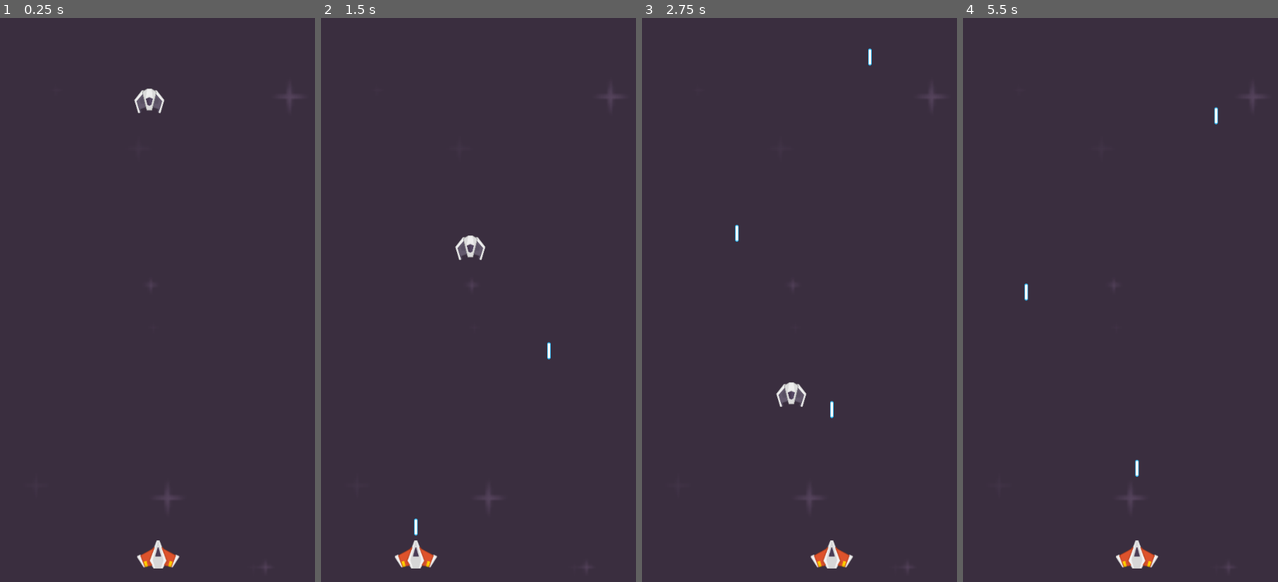
Above: before the commit, frames 1-4 (left to right).
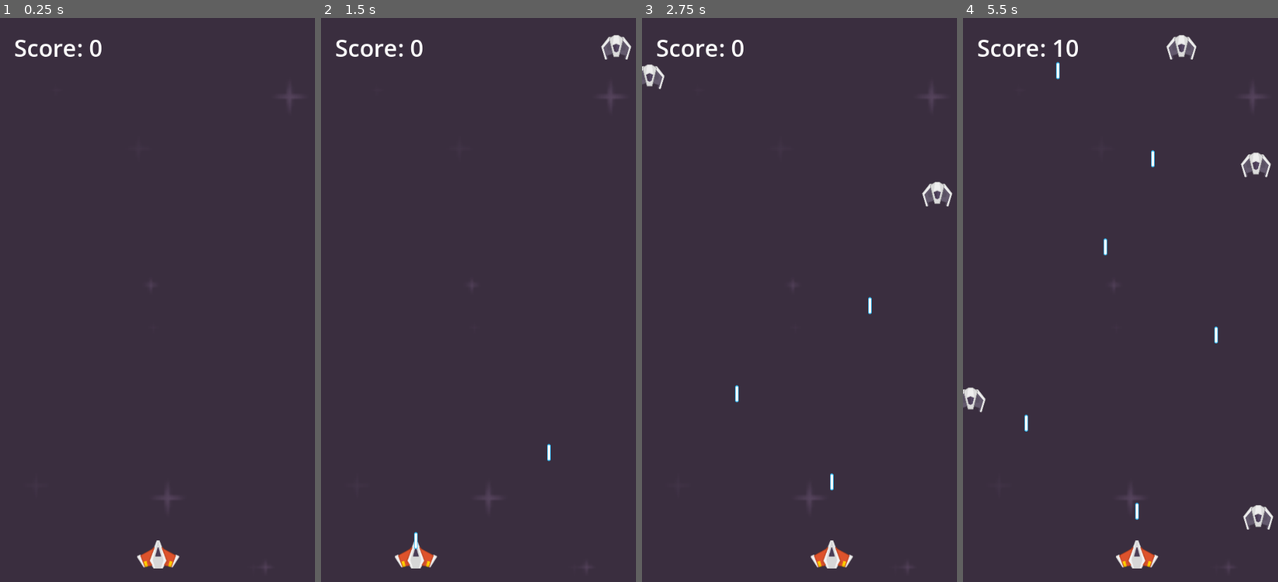
Above: after the commit, the same moments.

Repository: Doomn00b/Kewb
Game: Godot game, scene res://Test.tscn
The game is run twice, just before and just after one commit, with the same random seed, the same clock (stepped at 60 frames per second) and the same inputs.
Inputs (mouse positions are in pixels of both pictures, inside the frame that each line leads up to):
- Up to frame 1 (0.25 s): no input
- Up to frame 2 (1.5 s): move the mouse to (547, 271) at 0.52 s; click (547, 271) at 0.6 s; move the mouse to (415, 328) at 1.27 s; click (415, 328) at 1.35 s
- Up to frame 3 (2.75 s): move the mouse to (831, 175) at 2.02 s; click (831, 175) at 2.1 s
- Up to frame 4 (5.5 s): move the mouse to (1104, 412) at 2.77 s; click (1104, 412) at 2.85 s; move the mouse to (1215, 384) at 3.52 s; click (1215, 384) at 3.6 s; move the mouse to (1026, 215) at 4.27 s; click (1026, 215) at 4.35 s; move the mouse to (1136, 300) at 5.02 s; click (1136, 300) at 5.1 s

The runs differ from the first frame. In frame 1, 0.6% of the frame differs, in the area x 4-53%, y 3-17%; in frame 2, 1.0%; in frame 3, 1.3%; in frame 4, 1.8%, in the area x 0-99%, y 3-91%.

Commit message:
More tutemic - almost done.

Diff:
--- a/Test.tscn
+++ b/Test.tscn
@@ -1,13 +1,18 @@
-[gd_scene load_steps=8 format=3 uid="uid://cyipprkswmejv"]
+[gd_scene load_steps=10 format=3 uid="uid://cyipprkswmejv"]
 
 [ext_resource type="Texture2D" uid="uid://cywk4ed85xmkm" path="res://kenney_space-shooter-redux/Backgrounds/darkPurple.png" id="1_myinc"]
 [ext_resource type="Script" uid="uid://cuud1isgaumx" path="res://player.gd" id="2_2au82"]
 [ext_resource type="Texture2D" uid="uid://bchkgp72gl73i" path="res://kenney_space-shooter-redux/PNG/playerShip2_orange.png" id="2_njov2"]
 [ext_resource type="PackedScene" uid="uid://dc35aq08f1e6k" path="res://laser.tscn" id="4_8tn2x"]
-[ext_resource type="Texture2D" uid="uid://da2x62jvkmpim" path="res://kenney_space-shooter-redux/PNG/Enemies/enemyBlack3.png" id="5_aq4fw"]
-[ext_resource type="Script" uid="uid://dg04trhnnvuwl" path="res://enemy.gd" id="5_ivycn"]
+[ext_resource type="PackedScene" uid="uid://x6vcvfrs6qj1" path="res://enemy.tscn" id="5_aq4fw"]
+[ext_resource type="Script" uid="uid://csryygu8ef6y5" path="res://enemy_spawner.gd" id="6_ivycn"]
+[ext_resource type="Script" uid="uid://cwhaln7th3c22" path="res://score_label.gd" id="7_q1uvj"]
 
-[sub_resource type="RectangleShape2D" id="RectangleShape2D_ivycn"]
+[sub_resource type="CircleShape2D" id="CircleShape2D_q1uvj"]
+radius = 12.019538
+
+[sub_resource type="LabelSettings" id="LabelSettings_ivycn"]
+font_size = 40
 
 [node name="Main" type="Node2D"]
 
@@ -17,7 +22,7 @@
 texture = ExtResource("1_myinc")
 metadata/_edit_lock_ = true
 
-[node name="Player" type="Node2D" parent="."]
+[node name="Player" type="Area2D" parent="."]
 position = Vector2(282, 913)
 script = ExtResource("2_2au82")
 laser_tscn = ExtResource("4_8tn2x")
@@ -27,15 +32,29 @@
 scale = Vector2(0.65, 0.65)
 texture = ExtResource("2_njov2")
 
-[node name="Enemy" type="Area2D" parent="."]
-position = Vector2(255, 91)
-script = ExtResource("5_ivycn")
+[node name="CollisionShape2D" type="CollisionShape2D" parent="Player"]
+modulate = Color(0.9831343, 0.25027704, 0.99999994, 1)
+self_modulate = Color(1, 0.79607844, 1, 1)
+position = Vector2(0, 1.9999998)
+scale = Vector2(3.08, 2.2000098)
+shape = SubResource("CircleShape2D_q1uvj")
+
+[node name="EnemySpawner" type="Node2D" parent="."]
+script = ExtResource("6_ivycn")
+enemy_tscn = ExtResource("5_aq4fw")
 metadata/_edit_group_ = true
 
-[node name="NmyShipGraphic" type="Sprite2D" parent="Enemy"]
-scale = Vector2(0.5, 0.5)
-texture = ExtResource("5_aq4fw")
+[node name="Timer" type="Timer" parent="EnemySpawner"]
+autostart = true
 
-[node name="CollisionShape2D" type="CollisionShape2D" parent="Enemy"]
-scale = Vector2(2.5, 2)
-shape = SubResource("RectangleShape2D_ivycn")
+[node name="ScoreLabel" type="Label" parent="."]
+offset_left = 24.0
+offset_top = 23.0
+offset_right = 175.0
+offset_bottom = 78.0
+text = "Score: 0"
+label_settings = SubResource("LabelSettings_ivycn")
+script = ExtResource("7_q1uvj")
+
+[connection signal="area_entered" from="Player" to="Player" method="_on_area_entered"]
+[connection signal="timeout" from="EnemySpawner/Timer" to="EnemySpawner" method="spawn_enemy_ship"]
--- a/enemy.gd
+++ b/enemy.gd
@@ -1,8 +1,17 @@
 extends Node2D
 
-@export var Nmyspeed: int = 200
+@export var Nmyspeed: int = 200 #We make a new variable: Enemy Speed, which is an Int with 200 as standard value.
 
 # Called every frame. 'delta' is the elapsed time since the previous frame.
 func _process(delta: float) -> void:
 
-	self.position.y += Nmyspeed * delta
+	self.position.y += Nmyspeed * delta #Makes the enemy go downwards.
+
+
+func _on_area_entered(_area: Area2D) -> void: #When something enters the Area2D, aka collider, then...
+	print("Something collided with enemy!")
+	#Pesudo-code: is touching other area -> destroy self
+	self.queue_free() #We free the enemy from memory... we destroy it.
+
+	#Increase score when enemy dies.
+	GameState.score += 10
--- /dev/null
+++ b/enemy.tscn
@@ -0,0 +1,20 @@
+[gd_scene load_steps=4 format=3 uid="uid://x6vcvfrs6qj1"]
+
+[ext_resource type="Script" uid="uid://dg04trhnnvuwl" path="res://enemy.gd" id="1_4gyqm"]
+[ext_resource type="Texture2D" uid="uid://da2x62jvkmpim" path="res://kenney_space-shooter-redux/PNG/Enemies/enemyBlack3.png" id="2_qi2p4"]
+
+[sub_resource type="RectangleShape2D" id="RectangleShape2D_ivycn"]
+
+[node name="Enemy" type="Area2D" groups=["enemyGroup"]]
+script = ExtResource("1_4gyqm")
+metadata/_edit_group_ = true
+
+[node name="NmyShipGraphic" type="Sprite2D" parent="."]
+scale = Vector2(0.5, 0.5)
+texture = ExtResource("2_qi2p4")
+
+[node name="NmyCollisionShape2D" type="CollisionShape2D" parent="."]
+scale = Vector2(2.5, 2)
+shape = SubResource("RectangleShape2D_ivycn")
+
+[connection signal="area_entered" from="." to="." method="_on_area_entered"]
--- /dev/null
+++ b/enemy_spawner.gd
@@ -0,0 +1,16 @@
+extends Node2D
+
+@export var enemy_tscn: PackedScene #We make sure that the editor knows the enemy-scene is a scene/prefab, and it's visible.
+
+#Pseudo-code: Spawn new enemy every 1 second.
+func spawn_enemy_ship(): #Our custom-function to spawn ships.
+	print("Enemy ship spawned!")
+	var new_enemy = enemy_tscn.instantiate() #We make a new variable out of the enemy-scene/prefab.
+	add_sibling(new_enemy) #We make a new child of the main node. (but not out of the spawner-node)
+
+	#We get the viewport (camera, size of screen) & make a new variable based on it
+	var viewport_width = get_viewport_rect().size.x
+	#We make a new var that decides where, in a range, the enemy ships can spawn.
+	var rand_x = randi_range(10, viewport_width)
+	new_enemy.position.x = rand_x
+	new_enemy.position.y = -50
--- /dev/null
+++ b/game_state.gd
@@ -0,0 +1,4 @@
+extends Node
+#This is our Singleton that remembers our score and other things, in-between scenes.
+
+var score: int = 0 #We have a variable for score, which of course starts at zero.
--- a/laser.gd
+++ b/laser.gd
@@ -6,3 +6,12 @@
 
 	#The position of the laser on the y-axis is based on our speed-variable.
 	self.position.y -= speed * _delta #We make the position change independent of the frame-rate.
+
+#Pseudo-code: touches Enemy, destroys self and enemy.
+
+
+func _on_area_entered(_enemyArea: Area2D) -> void:
+	print("Something connected with Laser!") # Message to make sure the laser-collision happens.
+	#If it hit an enemy.
+	if _enemyArea.is_in_group("enemyGroup"):
+		self.queue_free() #We remove the laser from memory, we destroy it.
--- a/laser.tscn
+++ b/laser.tscn
@@ -1,13 +1,21 @@
-[gd_scene load_steps=3 format=3 uid="uid://dc35aq08f1e6k"]
+[gd_scene load_steps=4 format=3 uid="uid://dc35aq08f1e6k"]
 
 [ext_resource type="Script" uid="uid://dkx13qpknsc31" path="res://laser.gd" id="1_6vqwg"]
 [ext_resource type="Texture2D" uid="uid://b10d37cx7ihme" path="res://kenney_space-shooter-redux/PNG/Lasers/laserBlue14.png" id="2_g6b45"]
 
-[node name="Laser" type="Node2D"]
+[sub_resource type="CapsuleShape2D" id="CapsuleShape2D_6vqwg"]
+radius = 3.0
+height = 28.0
+
+[node name="Laser" type="Area2D"]
 script = ExtResource("1_6vqwg")
-speed = 400.0
 metadata/_edit_group_ = true
 
 [node name="LaserGraphic" type="Sprite2D" parent="."]
 scale = Vector2(0.5, 0.5)
 texture = ExtResource("2_g6b45")
+
+[node name="CollisionShape2D" type="CollisionShape2D" parent="."]
+shape = SubResource("CapsuleShape2D_6vqwg")
+
+[connection signal="area_entered" from="." to="." method="_on_area_entered"]
--- a/player.gd
+++ b/player.gd
@@ -14,3 +14,8 @@
 		var new_laser = laser_tscn.instantiate()
 		add_sibling(new_laser) #We make a new child of the main node, instead of the lasers becoming children of the player.
 		new_laser.position = self.position #We make the laser-children spawn at the player-ship.
+
+
+func _on_area_entered(_enemyArea: Area2D) -> void:
+	if _enemyArea.is_in_group("enemyGroup"):
+		self.queue_free()
--- a/project.godot
+++ b/project.godot
@@ -14,6 +14,10 @@
 run/main_scene="uid://cyipprkswmejv"
 config/features=PackedStringArray("4.5", "Mobile")
 config/icon="res://icon.svg"
+
+[autoload]
+
+GameState="*res://game_state.gd"
 
 [display]
 
--- /dev/null
+++ b/score_label.gd
@@ -0,0 +1,7 @@
+extends Label
+
+func _process(_delta: float) -> void:
+	#var my_integer: int = 10
+	#my_integer = "hellO!"
+
+	self.text = "Score: " + str(GameState.score)
Not shown, added: enemy_spawner.gd.uid
Not shown, added: game_state.gd.uid
Not shown, added: score_label.gd.uid
